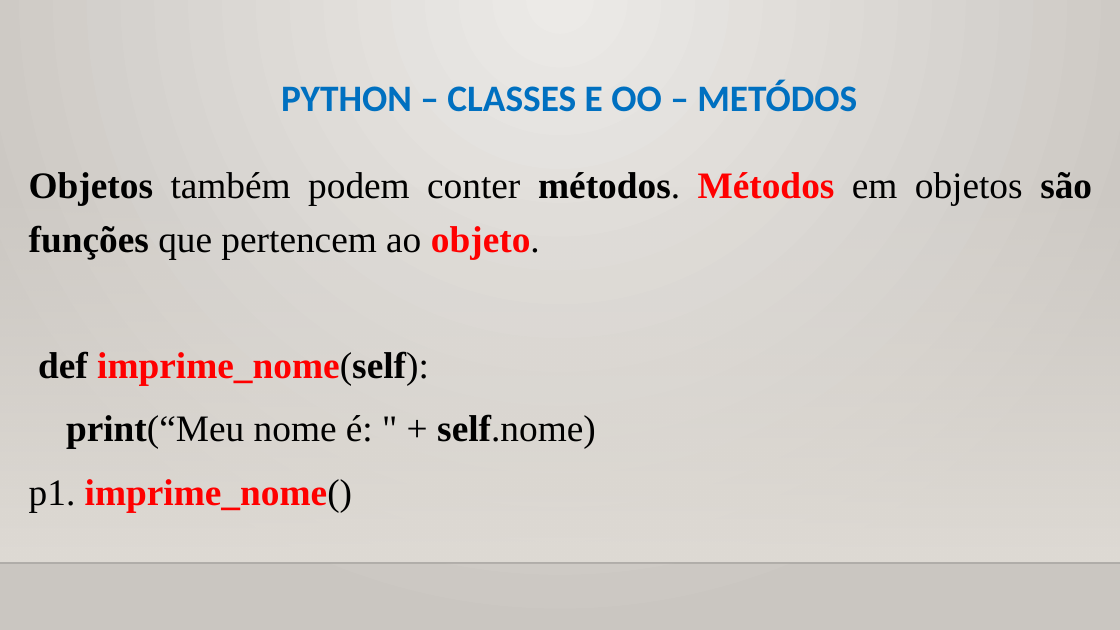
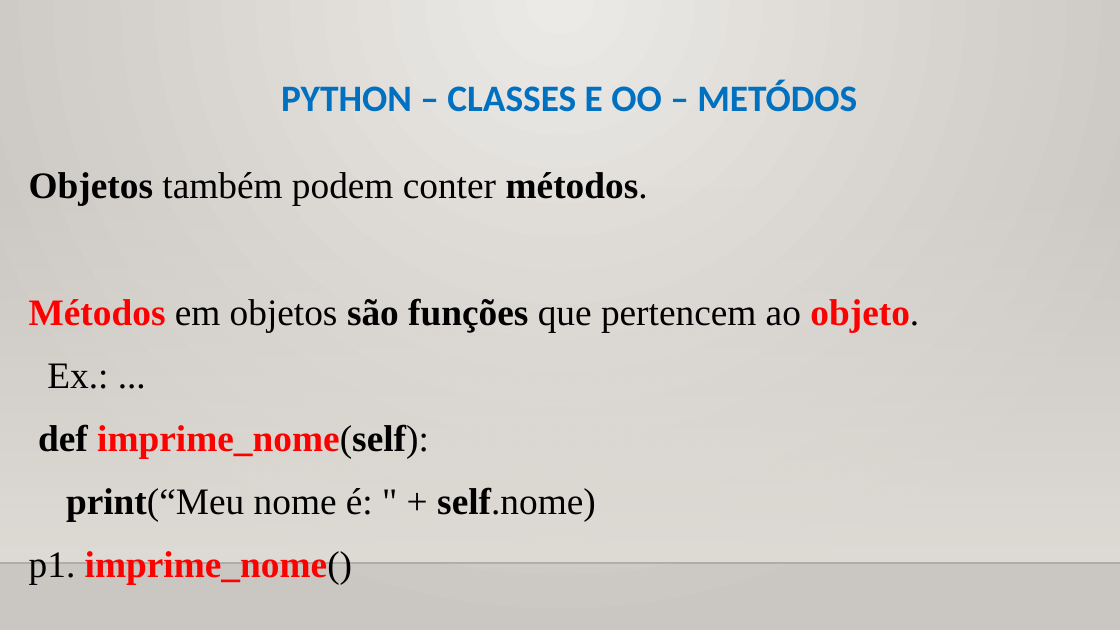
Before and after one commit to CloudEducationBrazil/WydenPythonParadigmas, a slide deck: slide 9 of 01 Classes/Aula 11 Programação Python - Classes - Orientação a Objetos.pptx (slide 8 before the commit). Drawn at 1120x630 pixels with LibreOffice and Linux fonts; fonts in the diff are those of the drawing; background and template pictures are left out. Boxes give left, top, right and bottom in pixels: in the first picture for what was removed or moved away, otherwise in the second. Text is boxed around its words. In the diff, an @@ line names an element or a change of style, - is before the commit and + after.

```diff
--- a/01 Classes/Aula 11 Programação Python - Classes - Orientação a Objetos.pptx
+++ b/01 Classes/Aula 11 Programação Python - Classes - Orientação a Objetos.pptx
@@ text at [29,172,919,389]: text changed @@
-Objetos também podem conter métodos. Métodos em objetos são funções que pertencem ao objeto.
+Objetos também podem conter métodos.
+Métodos em objetos são funções que pertencem ao objeto.
+Ex.: ...
```
Also in this commit, not shown: 6 other slides changed.
